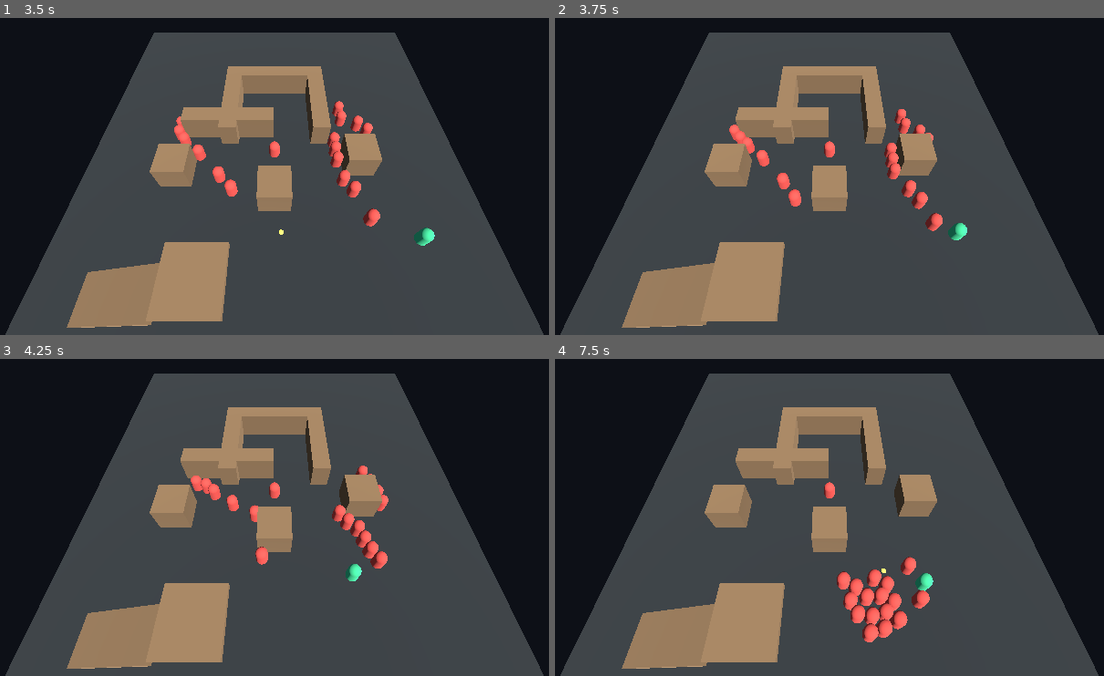
Above: before the commit, frames 1-4 (two rows, left to right).
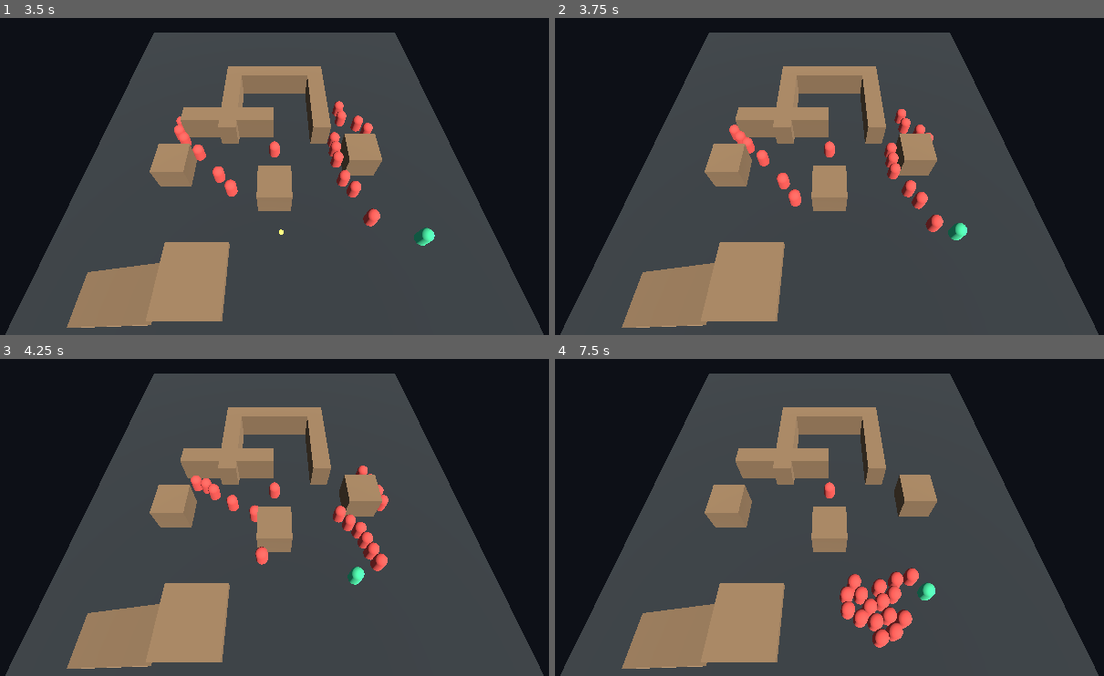
Above: after the commit, the same moments.

Repository: rabizoltan/iiwii
Game: Godot game, scene res://scenes/main/DemoMain.tscn
The game is run twice, just before and just after one commit, with the same random seed, the same clock (stepped at 60 frames per second) and the same inputs.
Inputs (mouse positions are in pixels of both pictures, inside the frame that each line leads up to):
- Up to frame 1 (3.5 s): tap Enter at 0.5 s; move the mouse to (433, 109) at 0.52 s; hold D (move_right) 0.53-1.28 s; click (433, 109) at 0.6 s; move the mouse to (126, 151) at 1.27 s; hold S (move_down) 1.28-2.03 s; click (126, 151) at 1.35 s; move the mouse to (345, 40) at 2.02 s; hold D (move_right) 2.03-2.78 s; click (345, 40) at 2.1 s; move the mouse to (236, 211) at 2.77 s; hold W (move_up) from 2.78 s (still down); click (236, 211) at 2.85 s
- Up to frame 2 (3.75 s): move the mouse to (1049, 192) at 3.52 s; release W (move_up) at 3.53 s; hold A (move_left) from 3.53 s (still down); click (1049, 192) at 3.6 s
- Up to frame 3 (4.25 s): keep holding A (move_left)
- Up to frame 4 (7.5 s): move the mouse to (609, 409) at 4.27 s; click (609, 409) at 4.35 s; move the mouse to (867, 469) at 5.02 s; release A (move_left) at 5.03 s; hold S (move_down) 5.03-5.78 s; click (867, 469) at 5.1 s; move the mouse to (719, 368) at 5.77 s; hold D (move_right) 5.78-6.53 s; click (719, 368) at 5.85 s; move the mouse to (988, 450) at 6.52 s; hold W (move_up) 6.53-7.28 s; click (988, 450) at 6.6 s; move the mouse to (681, 492) at 7.27 s; hold D (move_right) from 7.28 s (still down); click (681, 492) at 7.35 s

Frame 1 is identical in both runs. In frame 2, less than 0.1% of the frame differs, in the area x 67-71%, y 61-68%; in frame 3, 0.5%; in frame 4, 2.3%, in the area x 51-70%, y 62-92%.

Commit message:
feat(collision): remove baseline player enemy push

Diff:
--- a/godot/scripts/player/player_controller.gd
+++ b/godot/scripts/player/player_controller.gd
@@ -91,16 +91,6 @@
 		velocity.y = 0.0
 
 	move_and_slide()
-	var collided_start_usec := _crowd_push_profile_start_usec()
-	_push_collided_enemies()
-	_record_crowd_push_profile_duration("collided", Time.get_ticks_usec() - collided_start_usec)
-	if move_direction.length_squared() > 0.0:
-		var nearby_start_usec := _crowd_push_profile_start_usec()
-		_push_nearby_enemies(move_direction)
-		_record_crowd_push_profile_duration("nearby", Time.get_ticks_usec() - nearby_start_usec)
-		var assist_start_usec := _crowd_push_profile_start_usec()
-		_apply_enemy_crowd_assist(move_direction, delta, pre_move_position)
-		_record_crowd_push_profile_duration("assist", Time.get_ticks_usec() - assist_start_usec)
 	_capture_crowd_push_runtime_debug(pre_move_position)
 	_record_crowd_push_query_sample()
 	_record_crowd_push_profile_duration("total", Time.get_ticks_usec() - crowd_push_profile_start_usec)
Not shown, changed: docs/architecture/ai/enemy-movement-runtime-ownership.md
Not shown, changed: docs/workplans/player-enemy-collision-and-crowd-pressure-slice.md
